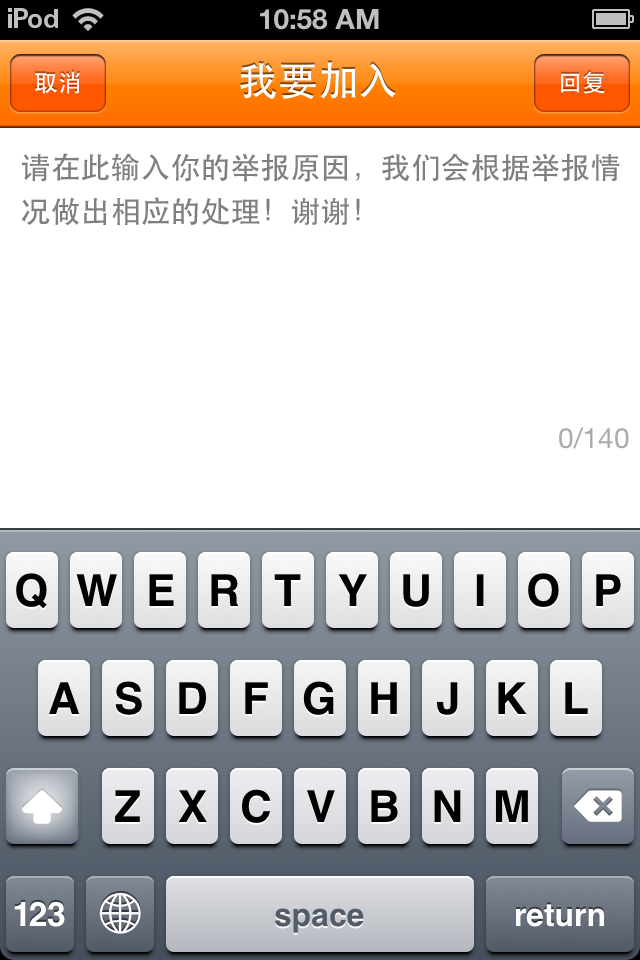
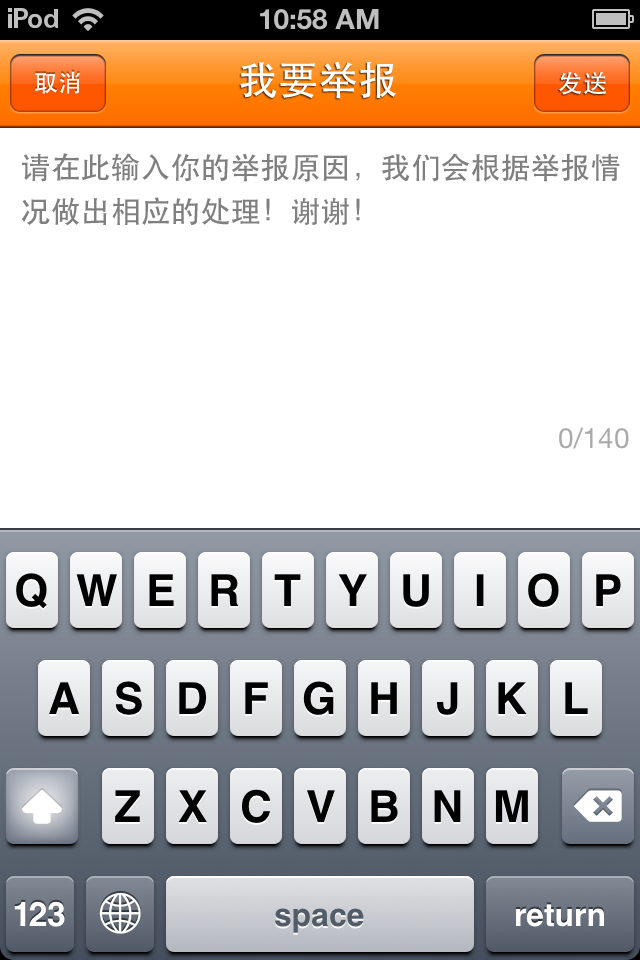
Layered file, before and after one edit (w=640, h=960). Changes by layer:
added layer "我要举报" above "图层 1" over [240, 61, 397, 99]
added layer "图层 1" above "发送" over [238, 60, 397, 101]
added layer "发送" above "图层 2 副本 2" over [558, 71, 607, 95]
added layer "图层 2 副本 2" above "图层 2 副本" over [585, 69, 606, 96]
added layer "图层 2 副本" above "图层 2" over [578, 69, 599, 96]
added layer "图层 2" above "图层 0" over [558, 71, 579, 97]
